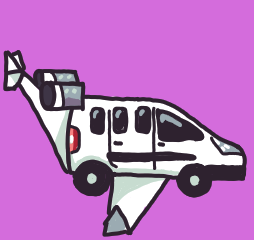
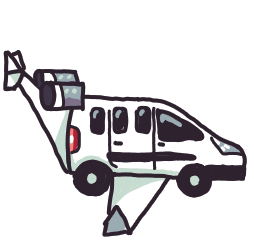
Comparing the layer stacks of the two 254×240 images. Changes:
hid group "Calque de groupe 2" (2 layers) over (0, 0, 254, 240)
